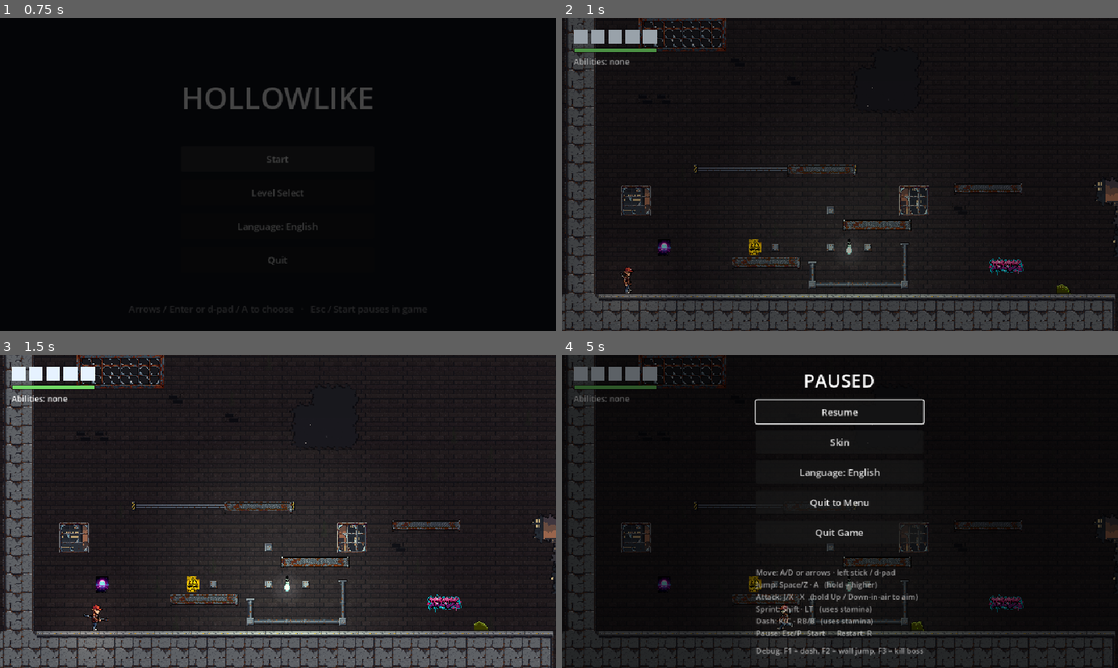
Above: before the commit, frames 1-4 (two rows, left to right).
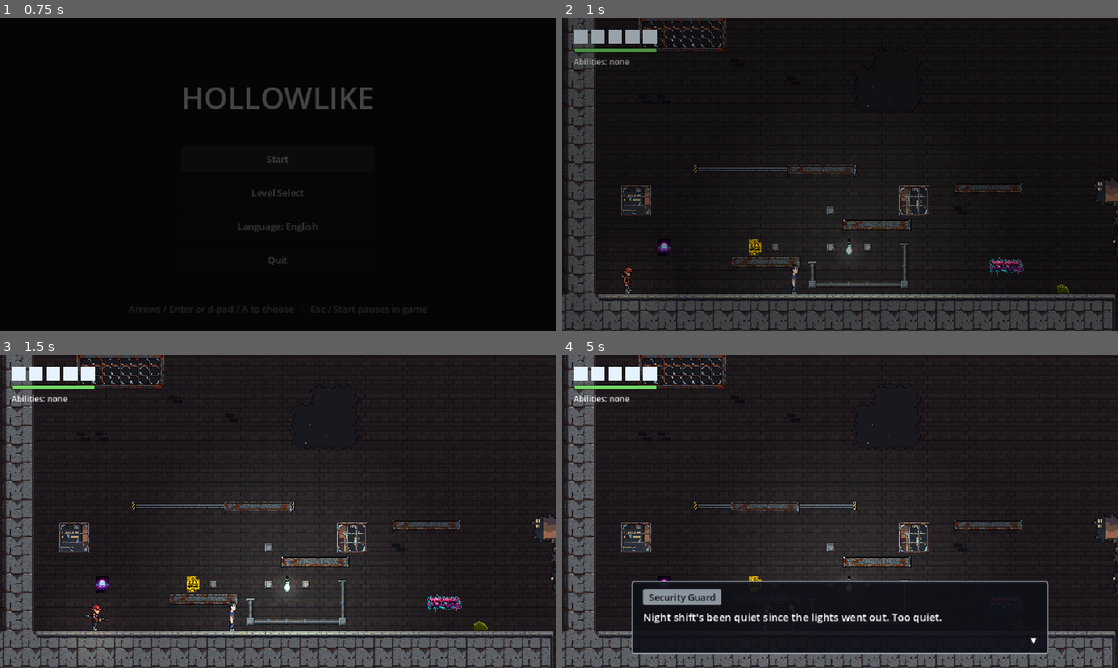
Above: after the commit, the same moments.

Repository: xipheon/hollowlike
Game: Godot game, scene res://scenes/main_menu.tscn
Same seed, same stepped clock (60 frames per second), same inputs: the game is played once before the commit and once after it.
Inputs (mouse positions are in pixels of both pictures, inside the frame that each line leads up to):
- Up to frame 1 (0.75 s): click "Start" at 0.5 s
- Up to frame 2 (1 s): no input
- Up to frame 3 (1.5 s): tap Enter (ui_accept) at 1.25 s; move the mouse to (400, 495) at 1.27 s; hold D (move_right) from 1.28 s (still down); hold J (attack) from 1.28 s (still down); click (400, 495) at 1.42 s
- Up to frame 4 (5 s): tap Space (jump) at 1.52, 2.27, 3.77, 4.52 s; move the mouse to (728, 527) at 2.02 s; release D (move_right) at 2.03 s; release J (attack) at 2.03 s; hold S (move_down) 2.03-2.78 s; tap J (attack) at 2.1, 3.8 s; move the mouse to (895, 442) at 2.77 s; hold D (move_right) 2.78-3.53 s; hold J (attack) 2.78-3.53 s; tap K (dash) at 2.85 s; move the mouse to (812, 574) at 3.52 s; hold W (move_up) 3.53-4.28 s; tap Shift (sprint) at 3.6 s; click (812, 574) at 3.67 s; move the mouse to (1006, 558) at 4.27 s; hold A (move_left) from 4.28 s (still down); hold J (attack) from 4.28 s (still down); tap Z at 4.35 s; tap Escape (pause) at 4.9 s

Frame 1 is identical in both runs. In frame 2, less than 0.1% of the frame differs, in the area x 41-43%, y 78-89%; in frame 3, less than 0.1%; in frame 4, 25%, in the area x 0-100%, y 0-100%.

Commit message:
The security guard: navy-shirt thug NPC in the first test room
tools/make_guard_sheet.gd recolours the thug's white T-shirt navy (guard.png,
guard_frames.tres). scenes/npcs/guard.tscn: npc_id guard, NPC_GUARD, three
states: a warning about the Warden before it; thanks and a warning about the
Harrier after it; quiet after both. He gives nothing. Placed near the start
of the first test room.

Co-Authored-By: Claude Opus 5.5 <noreply@anthropic.com>

Diff:
--- /dev/null
+++ b/art/sprites/guard_frames.tres
@@ -0,0 +1,82 @@
+[gd_resource type="SpriteFrames" format=3]
+
+[ext_resource type="Texture2D" path="res://art/sprites/guard.png" id="1_je03g"]
+
+[sub_resource type="AtlasTexture" id="AtlasTexture_jpicc"]
+atlas = ExtResource("1_je03g")
+region = Rect2(0, 128, 64, 64)
+
+[sub_resource type="AtlasTexture" id="AtlasTexture_xq7o1"]
+atlas = ExtResource("1_je03g")
+region = Rect2(0, 0, 64, 64)
+
+[sub_resource type="AtlasTexture" id="AtlasTexture_iq5m3"]
+atlas = ExtResource("1_je03g")
+region = Rect2(64, 128, 64, 64)
+
+[sub_resource type="AtlasTexture" id="AtlasTexture_0i04q"]
+atlas = ExtResource("1_je03g")
+region = Rect2(128, 128, 64, 64)
+
+[sub_resource type="AtlasTexture" id="AtlasTexture_3362b"]
+atlas = ExtResource("1_je03g")
+region = Rect2(0, 64, 64, 64)
+
+[sub_resource type="AtlasTexture" id="AtlasTexture_528ca"]
+atlas = ExtResource("1_je03g")
+region = Rect2(64, 64, 64, 64)
+
+[sub_resource type="AtlasTexture" id="AtlasTexture_5a3vm"]
+atlas = ExtResource("1_je03g")
+region = Rect2(128, 64, 64, 64)
+
+[sub_resource type="AtlasTexture" id="AtlasTexture_4ph0e"]
+atlas = ExtResource("1_je03g")
+region = Rect2(192, 64, 64, 64)
+
+[resource]
+animations = [{
+"frames": [{
+"duration": 1.0,
+"texture": SubResource("AtlasTexture_jpicc")
+}],
+"loop": 0,
+"name": &"block",
+"speed": 1.0
+}, {
+"frames": [{
+"duration": 1.0,
+"texture": SubResource("AtlasTexture_xq7o1")
+}],
+"loop": 0,
+"name": &"idle",
+"speed": 1.0
+}, {
+"frames": [{
+"duration": 1.0,
+"texture": SubResource("AtlasTexture_iq5m3")
+}, {
+"duration": 1.0,
+"texture": SubResource("AtlasTexture_0i04q")
+}],
+"loop": 0,
+"name": &"punch",
+"speed": 14.0
+}, {
+"frames": [{
+"duration": 1.0,
+"texture": SubResource("AtlasTexture_3362b")
+}, {
+"duration": 1.0,
+"texture": SubResource("AtlasTexture_528ca")
+}, {
+"duration": 1.0,
+"texture": SubResource("AtlasTexture_5a3vm")
+}, {
+"duration": 1.0,
+"texture": SubResource("AtlasTexture_4ph0e")
+}],
+"loop": 1,
+"name": &"walk",
+"speed": 6.0
+}]
--- a/scenes/first_test_room.tscn
+++ b/scenes/first_test_room.tscn
@@ -10,6 +10,7 @@
 [ext_resource type="PackedScene" path="res://scenes/props/moving_platform.tscn" id="8_tipki"]
 [ext_resource type="PackedScene" path="res://scenes/enemies/crawler_sickly.tscn" id="9_ofw6u"]
 [ext_resource type="TileSet" uid="uid://d4ew55mdk4v5b" path="res://art/tiles/props_tileset.tres" id="props_tiles"]
+[ext_resource type="PackedScene" path="res://scenes/npcs/guard.tscn" id="guard_npc"]
 
 [node name="FirstTestRoom" type="Node2D" unique_id=2075219856]
 script = ExtResource("1_tipki")
@@ -69,6 +70,9 @@
 [node name="Crawler5" parent="Entities" unique_id=1464113161 instance=ExtResource("5_eb6dy")]
 position = Vector2(1360, 564)
 
+[node name="Guard" parent="Entities" unique_id=2022706780 instance=ExtResource("guard_npc")]
+position = Vector2(400, 576)
+
 [node name="RightDoor" type="Node2D" parent="Entities" unique_id=939832536]
 position = Vector2(3360, 288)
 script = ExtResource("8_jkv2x")
--- /dev/null
+++ b/scenes/npcs/guard.tscn
@@ -0,0 +1,105 @@
+[gd_scene format=3]
+
+[ext_resource type="PackedScene" path="res://scenes/npcs/npc.tscn" id="1_npc"]
+[ext_resource type="SpriteFrames" path="res://art/sprites/guard_frames.tres" id="2_frames"]
+[ext_resource type="Script" path="res://scripts/dialogue_line.gd" id="3_line"]
+[ext_resource type="Script" path="res://scripts/dialogue.gd" id="4_talk"]
+[ext_resource type="Script" path="res://scripts/dialogue_state.gd" id="5_state"]
+
+[sub_resource type="Resource" id="after_harrier_first_0"]
+script = ExtResource("3_line")
+text = "DLG_GUARD_AFTER_HARRIER_1"
+
+[sub_resource type="Resource" id="after_harrier_first_1"]
+script = ExtResource("3_line")
+text = "DLG_GUARD_AFTER_HARRIER_2"
+
+[sub_resource type="Resource" id="after_harrier_first"]
+script = ExtResource("4_talk")
+lines = Array[ExtResource("3_line")]([SubResource("after_harrier_first_0"), SubResource("after_harrier_first_1")])
+
+[sub_resource type="Resource" id="after_harrier_repeat_0"]
+script = ExtResource("3_line")
+text = "DLG_GUARD_AFTER_HARRIER_AGAIN"
+
+[sub_resource type="Resource" id="after_harrier_repeat"]
+script = ExtResource("4_talk")
+lines = Array[ExtResource("3_line")]([SubResource("after_harrier_repeat_0")])
+
+[sub_resource type="Resource" id="after_harrier"]
+script = ExtResource("5_state")
+name = "after_harrier"
+requires = Array[String](["warden_defeated", "harrier_defeated"])
+first_talk = SubResource("after_harrier_first")
+repeat_talk = SubResource("after_harrier_repeat")
+
+[sub_resource type="Resource" id="after_warden_first_0"]
+script = ExtResource("3_line")
+text = "DLG_GUARD_AFTER_WARDEN_1"
+
+[sub_resource type="Resource" id="after_warden_first_1"]
+script = ExtResource("3_line")
+text = "DLG_GUARD_AFTER_WARDEN_2"
+
+[sub_resource type="Resource" id="after_warden_first_2"]
+script = ExtResource("3_line")
+text = "DLG_GUARD_AFTER_WARDEN_3"
+
+[sub_resource type="Resource" id="after_warden_first"]
+script = ExtResource("4_talk")
+lines = Array[ExtResource("3_line")]([SubResource("after_warden_first_0"), SubResource("after_warden_first_1"), SubResource("after_warden_first_2")])
+
+[sub_resource type="Resource" id="after_warden_repeat_0"]
+script = ExtResource("3_line")
+text = "DLG_GUARD_AFTER_WARDEN_AGAIN"
+
+[sub_resource type="Resource" id="after_warden_repeat"]
+script = ExtResource("4_talk")
+lines = Array[ExtResource("3_line")]([SubResource("after_warden_repeat_0")])
+
+[sub_resource type="Resource" id="after_warden"]
+script = ExtResource("5_state")
+name = "after_warden"
+requires = Array[String](["warden_defeated"])
+first_talk = SubResource("after_warden_first")
+repeat_talk = SubResource("after_warden_repeat")
+
+[sub_resource type="Resource" id="before_first_0"]
+script = ExtResource("3_line")
+text = "DLG_GUARD_BEFORE_1"
+
+[sub_resource type="Resource" id="before_first_1"]
+script = ExtResource("3_line")
+text = "DLG_GUARD_BEFORE_2"
+
+[sub_resource type="Resource" id="before_first_2"]
+script = ExtResource("3_line")
+text = "DLG_GUARD_BEFORE_3"
+
+[sub_resource type="Resource" id="before_first"]
+script = ExtResource("4_talk")
+lines = Array[ExtResource("3_line")]([SubResource("before_first_0"), SubResource("before_first_1"), SubResource("before_first_2")])
+
+[sub_resource type="Resource" id="before_repeat_0"]
+script = ExtResource("3_line")
+text = "DLG_GUARD_BEFORE_AGAIN"
+
+[sub_resource type="Resource" id="before_repeat"]
+script = ExtResource("4_talk")
+lines = Array[ExtResource("3_line")]([SubResource("before_repeat_0")])
+
+[sub_resource type="Resource" id="before"]
+script = ExtResource("5_state")
+name = "before"
+requires = Array[String]([])
+first_talk = SubResource("before_first")
+repeat_talk = SubResource("before_repeat")
+
+[node name="Guard" instance=ExtResource("1_npc")]
+npc_id = "guard"
+name_key = "NPC_GUARD"
+states = Array[ExtResource("5_state")]([SubResource("after_harrier"), SubResource("after_warden"), SubResource("before")])
+
+[node name="Sprite" parent="." index="0"]
+sprite_frames = ExtResource("2_frames")
+animation = &"idle"
--- a/tests/gameplay_test.gd
+++ b/tests/gameplay_test.gd
@@ -89,6 +89,7 @@
 	# NPC dialogue: lines, conversations and the progress states that pick them (dialogue_*.gd).
 	"dialogue": [
 		"_test_dialogue_states", "_test_npc_talk", "_test_attack_still_swings_near_npc",
+		"_test_guard_art", "_test_guard_talks",
 	],
 	# Pause menu, main menu, level select, debug tools.
 	"menus": [
@@ -3624,3 +3625,74 @@
 	await _tap_attack()
 	_check(_player._attack_timer > 0.0 and not box.is_open(), "in the air: a swing, not a talk")
 	await _despawn()
+
+
+func _test_guard_art() -> void:
+	print("The security guard is the thug with his T-shirt navy: nothing else changed")
+	var thug := (load("res://art/sprites/thug.png") as Texture2D).get_image()
+	var guard := (load("res://art/sprites/guard.png") as Texture2D).get_image()
+	thug.convert(Image.FORMAT_RGBA8)
+	guard.convert(Image.FORMAT_RGBA8)
+	var tool: Dictionary = load("res://tools/make_guard_sheet.gd").get_script_constant_map()
+	var shirt := 0
+	var wrong := []
+	for y in thug.get_height():
+		for x in thug.get_width():
+			var was := thug.get_pixel(x, y)
+			var now := guard.get_pixel(x, y)
+			if was.is_equal_approx(now) or (was.a == 0.0 and now.a == 0.0):
+				continue   # unchanged, or invisible (the import tints see-through pixels by their neighbours)
+			shirt += 1
+			var row: int = y % tool.FRAME.y
+			var navy: bool = absf(now.h - tool.NAVY_HUE) < 0.02 and now.s > 0.5 and now.v < 0.55
+			if row < tool.TORSO_ROWS.x or row > tool.TORSO_ROWS.y or was.s > tool.SHIRT_MAX_SATURATION or not navy:
+				wrong.append(Vector2i(x, y))
+	_check(guard.get_size() == thug.get_size() and shirt > 300 and wrong.is_empty(),
+			"%d shirt pixels navy, nothing else touched%s" % [shirt, "" if wrong.is_empty() else ", but %d others (%s)" % [wrong.size(), wrong[0]]])
+
+
+func _test_guard_talks() -> void:
+	print("The guard, in the first test room: a warning before the Warden, thanks and a Harrier warning after, then quiet; never gives anything")
+	await _spawn()
+	var guards: Array = _main.entities_of(NPC).filter(func(n): return n.npc_id == "guard")
+	_check(guards.size() == 1, "he's in the first test room")
+	if guards.is_empty():
+		await _despawn()
+		return
+	var guard: NPC = guards[0]
+	_check(guard.name_key == "NPC_GUARD" and tr(guard.name_key) == "Security Guard"
+			and guard.sprite.sprite_frames == load("res://art/sprites/guard_frames.tres"), "the Security Guard, in his navy shirt")
+	var gifts := 0
+	for s in guard.states:
+		for talk in [s.first_talk, s.repeat_talk]:
+			for l in talk.lines:
+				if l.give_ability != "":
+					gifts += 1
+	_check(gifts == 0, "he gives nothing")
+	var opening := func() -> String:
+		var d: Dialogue = DialogueState.pick(guard.states, "guard")
+		return d.lines[0].text
+	GameState.flags = {}
+	_check(opening.call() == "DLG_GUARD_BEFORE_1", "before the Warden: his warning (%s)" % opening.call())
+	GameState.set_flag("warden_defeated")
+	var after_warden: Dialogue = DialogueState.pick(guard.states, "guard")
+	var said: Array = after_warden.lines.map(func(l): return tr(l.text))
+	_check(said[0].contains("thank you") and said.any(func(s): return s.contains("rafters")),
+			"after the Warden: thanks, and a warning about the Harrier's rafters")
+	GameState.set_flag("harrier_defeated")
+	_check(opening.call() == "DLG_GUARD_AFTER_HARRIER_1", "after the Harrier: something new (%s)" % opening.call())
+	GameState.flags = {}
+	# And for real: walk up to him and talk.
+	_player.global_position = guard.global_position + Vector2(-30, -Player.BODY_SIZE.y * 0.5)
+	_player.velocity = Vector2.ZERO
+	await _frames(6)
+	var box: DialogueBox = _main.get_children().filter(func(c): return c is DialogueBox)[0]
+	await _tap_attack()
+	_check(box.is_open() and box._text.text == tr("DLG_GUARD_BEFORE_1") and box._name.text == "Security Guard", "talking to him in the room opens his warning")
+	for i in 12:
+		if not box.is_open():
+			break
+		await _tap_attack()
+	await _frames(3)
+	_check(not box.is_open() and not get_tree().paused and GameState.has_flag("talked_guard_before"), "and ends, remembered")
+	await _despawn()
--- /dev/null
+++ b/tools/make_guard_sheet.gd
@@ -0,0 +1,69 @@
+extends SceneTree
+## Builds the security guard's sprite sheet, art/sprites/guard.png: the thug's
+## (art/sprites/thug.png, tools/make_thug_sheet.gd) with his white T-shirt
+## turned navy blue, keeping its shading. Same layout and animations, saved as
+## art/sprites/guard_frames.tres for scenes/npcs/guard.tscn; also a preview.
+## Run from the project folder (twice the first time: the frames need the new
+## sheet imported):
+##   godot --headless --path . --script res://tools/make_guard_sheet.gd
+##
+## A shirt pixel is light and nearly grey (white, and the light greys of its
+## folds) in the torso's rows: the whites of the eyes are above them and the
+## sneakers below. Its brightness picks the navy shade; the dark outline is
+## left as it is.
+
+const THUG_SHEET := "res://art/sprites/thug.png"
+const SHEET_PATH := "res://art/sprites/guard.png"
+const FRAMES_PATH := "res://art/sprites/guard_frames.tres"
+const PREVIEW_PATH := "res://art/sprites/source/guard_preview.png"
+const PREVIEW_SCALE := 4
+const FRAME := Vector2i(64, 64)
+const TORSO_ROWS := Vector2i(24, 50)   # within each frame
+const SHIRT_MAX_SATURATION := 0.2
+const SHIRT_MIN_VALUE := 0.38   # its shaded back is a darker grey (0.42); the outline is far darker
+const NAVY_HUE := 0.62                 # about 223 degrees
+const NAVY_SATURATION := 0.62
+const NAVY_VALUE := Vector2(0.12, 0.38)   # value = x + y * the shirt's brightness
+
+
+func _init() -> void:
+	var sheet := Image.load_from_file(ProjectSettings.globalize_path(THUG_SHEET))
+	sheet.convert(Image.FORMAT_RGBA8)
+	var changed := 0
+	for y in sheet.get_height():
+		var row := y % FRAME.y
+		if row < TORSO_ROWS.x or row > TORSO_ROWS.y:
+			continue
+		for x in sheet.get_width():
+			var c := sheet.get_pixel(x, y)
+			if c.a < 0.5 or c.s > SHIRT_MAX_SATURATION or c.v < SHIRT_MIN_VALUE:
+				continue
+			sheet.set_pixel(x, y, Color.from_hsv(NAVY_HUE, NAVY_SATURATION, NAVY_VALUE.x + NAVY_VALUE.y * c.v, c.a))
+			changed += 1
+	sheet.save_png(ProjectSettings.globalize_path(SHEET_PATH))
+	var preview := sheet.duplicate() as Image
+	preview.resize(sheet.get_width() * PREVIEW_SCALE, sheet.get_height() * PREVIEW_SCALE, Image.INTERPOLATE_NEAREST)
+	preview.save_png(ProjectSettings.globalize_path(PREVIEW_PATH))
+	_save_frames(sheet)
+	print("Wrote %s (%d shirt pixels), %s and %s" % [SHEET_PATH, changed, FRAMES_PATH, PREVIEW_PATH])
+	quit()
+
+
+## The thug's animations (make_thug_sheet.gd's ANIMATIONS), cut from the
+## guard's sheet: the imported sheet if it's there yet, else the image as written.
+func _save_frames(sheet: Image) -> void:
+	var animations: Dictionary = load("res://tools/make_thug_sheet.gd").get_script_constant_map()["ANIMATIONS"]
+	var texture: Texture2D = load(SHEET_PATH) if ResourceLoader.exists(SHEET_PATH) else ImageTexture.create_from_image(sheet)
+	var frames := SpriteFrames.new()
+	frames.remove_animation("default")
+	for anim in animations:
+		var a: Array = animations[anim]
+		frames.add_animation(anim)
+		frames.set_animation_speed(anim, a[3])
+		frames.set_animation_loop(anim, a[4])
+		for i in a[2]:
+			var atlas := AtlasTexture.new()
+			atlas.atlas = texture
+			atlas.region = Rect2(Vector2(a[1] + i, a[0]) * Vector2(FRAME), Vector2(FRAME))
+			frames.add_frame(anim, atlas)
+	ResourceSaver.save(frames, FRAMES_PATH)
Binary file added: art/sprites/guard.png
Not shown, added: art/sprites/guard.png.import
Binary file added: art/sprites/source/guard_preview.png
Not shown, added: tools/make_guard_sheet.gd.uid
